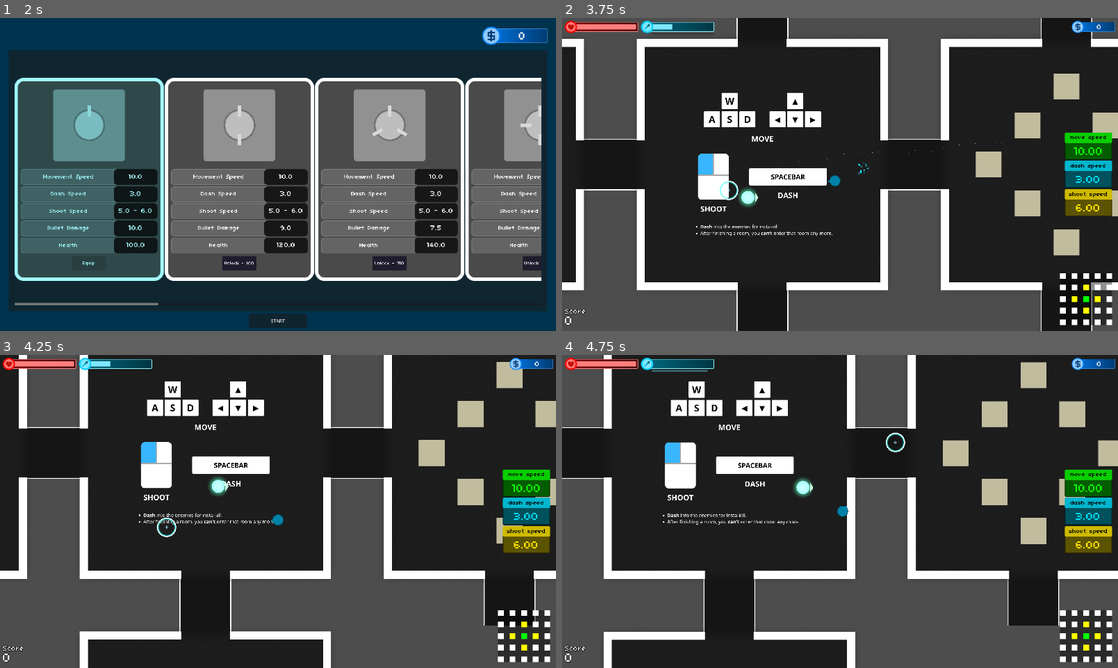
Above: before the commit, frames 1-4 (two rows, left to right).
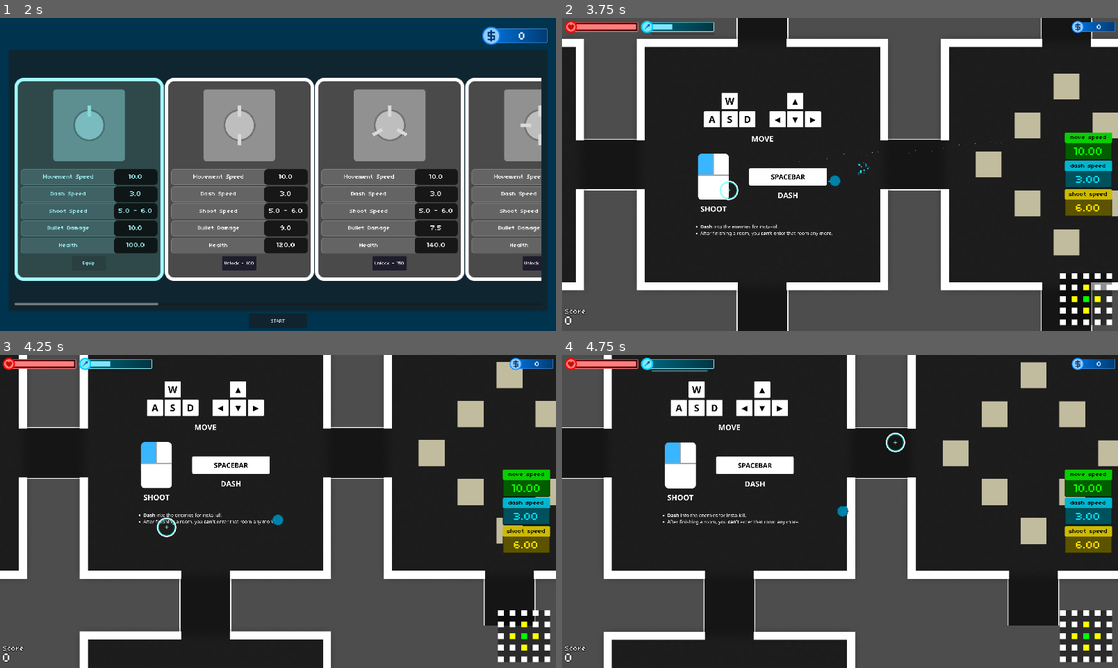
Above: after the commit, the same moments.

Repository: doanryderrhythm/thesis-1-vng-game
Game: Godot game, scene res://scenes/main_scenes/shop_scene.tscn
The game is run twice, just before and just after one commit, with the same random seed, the same clock (stepped at 60 frames per second) and the same inputs.
Inputs (mouse positions are in pixels of both pictures, inside the frame that each line leads up to):
- Up to frame 1 (2 s): click "Unlock - 0" at 0.5 s; click "Equip" at 1.25 s
- Up to frame 2 (3.75 s): click "START" at 2 s; tap Enter at 2.75 s; move the mouse to (962, 158) at 2.77 s; hold Right (right) 2.78-3.53 s; tap Space (dash) at 2.85, 3.6 s; click (962, 158) at 2.92 s; move the mouse to (728, 190) at 3.52 s; hold Down (down) from 3.53 s (still down)
- Up to frame 3 (4.25 s): keep holding Down (down)
- Up to frame 4 (4.75 s): move the mouse to (895, 442) at 4.27 s; release Down (down) at 4.28 s; hold Right (right) from 4.28 s (still down); tap Space (dash) at 4.35 s

Frame 1 is identical in both runs. In frame 2, 0.2% of the frame differs, in the area x 31-36%, y 54-61%; in frame 3, 0.2%; in frame 4, 0.2%, in the area x 41-46%, y 39-46%.

Commit message:
Added warning visuals and fixed bugs

Diff:
--- /dev/null
+++ b/untitled-thesis-1-game/effects/killed_glow.tscn
@@ -0,0 +1,74 @@
+[gd_scene format=3 uid="uid://eq0xlf50bfg2"]
+
+[ext_resource type="Texture2D" uid="uid://blmvcbloyiin4" path="res://sprites/effects/glow.png" id="1_eflyx"]
+
+[sub_resource type="GDScript" id="GDScript_eflyx"]
+resource_name = "killed_glow"
+script/source = "extends Node2D
+
+@onready var sprite: Sprite2D = $Sprite2D
+@onready var anim_player: AnimationPlayer = $AnimationPlayer
+
+var total_time: float = 0.0
+
+func _ready() -> void:
+	anim_player.play(\"default\")
+
+func _process(delta: float) -> void:
+	total_time += delta
+	if total_time >= 1.5 and is_instance_valid(self):
+		queue_free()
+
+func set_color(color: Color) -> void:
+	sprite.self_modulate = color
+"
+
+[sub_resource type="CanvasItemMaterial" id="CanvasItemMaterial_eflyx"]
+blend_mode = 1
+
+[sub_resource type="Animation" id="Animation_bcxaw"]
+length = 0.001
+tracks/0/type = "value"
+tracks/0/imported = false
+tracks/0/enabled = true
+tracks/0/path = NodePath("Sprite2D:modulate")
+tracks/0/interp = 1
+tracks/0/loop_wrap = true
+tracks/0/keys = {
+"times": PackedFloat32Array(0),
+"transitions": PackedFloat32Array(1),
+"update": 0,
+"values": [Color(1, 1, 1, 1)]
+}
+
+[sub_resource type="Animation" id="Animation_se55g"]
+resource_name = "default"
+tracks/0/type = "value"
+tracks/0/imported = false
+tracks/0/enabled = true
+tracks/0/path = NodePath("Sprite2D:modulate")
+tracks/0/interp = 1
+tracks/0/loop_wrap = true
+tracks/0/keys = {
+"times": PackedFloat32Array(0, 1),
+"transitions": PackedFloat32Array(1, 1),
+"update": 0,
+"values": [Color(1, 1, 1, 1), Color(1, 1, 1, 0)]
+}
+
+[sub_resource type="AnimationLibrary" id="AnimationLibrary_uf2li"]
+_data = {
+&"RESET": SubResource("Animation_bcxaw"),
+&"default": SubResource("Animation_se55g")
+}
+
+[node name="KilledGlow" type="Node2D" unique_id=258596853]
+script = SubResource("GDScript_eflyx")
+
+[node name="Sprite2D" type="Sprite2D" parent="." unique_id=95829970]
+material = SubResource("CanvasItemMaterial_eflyx")
+scale = Vector2(5, 5)
+texture = ExtResource("1_eflyx")
+
+[node name="AnimationPlayer" type="AnimationPlayer" parent="." unique_id=1185653381]
+libraries/ = SubResource("AnimationLibrary_uf2li")
--- a/untitled-thesis-1-game/resources/stages/stage_stats_0.tres
+++ b/untitled-thesis-1-game/resources/stages/stage_stats_0.tres
@@ -14,3 +14,6 @@
 bomb_pellet_warn_time = 1.0
 bomb_pellet_stay_time = 2.0
 bomb_pellet_shoot_attempts = 2
+is_bomb_move = true
+bomb_move_spawn_rate = 1.0
+bomb_move_warn_time = 1.0
--- a/untitled-thesis-1-game/resources/stages/stage_stats_8.tres
+++ b/untitled-thesis-1-game/resources/stages/stage_stats_8.tres
@@ -21,3 +21,6 @@
 bomb_four_spawn_rate = 1.5
 bomb_four_warn_time = 1.75
 bomb_four_stay_time = 1.25
+is_bomb_move = true
+bomb_move_spawn_rate = 1.5
+bomb_move_warn_time = 1.0
--- a/untitled-thesis-1-game/scenes/bombs/bomb_move.tscn
+++ b/untitled-thesis-1-game/scenes/bombs/bomb_move.tscn
@@ -7,6 +7,10 @@
 [ext_resource type="PackedScene" uid="uid://ccs1cb8eeq3sc" path="res://scenes/bullets/base_bullet.tscn" id="3_trtyo"]
 [ext_resource type="Resource" uid="uid://c5u7hqtyiwjip" path="res://resources/bullets/bullet_square_4-1.tres" id="4_g53q4"]
 [ext_resource type="Texture2D" uid="uid://cxjpn24ndkgd7" path="res://sprites/bombs/bomb_move_arrow.png" id="4_mrsqv"]
+[ext_resource type="PackedScene" uid="uid://eq0xlf50bfg2" path="res://effects/killed_glow.tscn" id="4_phefb"]
+
+[sub_resource type="Gradient" id="Gradient_g53q4"]
+colors = PackedColorArray(0.38039216, 1, 0.77254903, 0.38039216, 0.38039216, 1, 0.77254903, 0)
 
 [sub_resource type="CircleShape2D" id="CircleShape2D_mvuig"]
 radius = 63.07139
@@ -14,22 +18,31 @@
 [node name="BombMove" unique_id=1248930214 instance=ExtResource("1_xj2vi")]
 script = ExtResource("2_mvuig")
 bullet_scene = ExtResource("3_trtyo")
+glow_scene = ExtResource("4_phefb")
 bullet_stats = ExtResource("4_g53q4")
 
-[node name="WarningSprite" parent="." index="0" unique_id=481958605]
+[node name="RayCast" type="RayCast2D" parent="." index="0" unique_id=1240676217]
+target_position = Vector2(4000, 0)
+
+[node name="WarningLine" type="Line2D" parent="." index="1" unique_id=1634376715]
+width = 100.0
+gradient = SubResource("Gradient_g53q4")
+begin_cap_mode = 2
+
+[node name="WarningSprite" parent="." index="2" unique_id=481958605]
 texture = ExtResource("2_svcno")
 
-[node name="HarmfulSprite" parent="." index="1" unique_id=1518204916]
+[node name="HarmfulSprite" parent="." index="3" unique_id=1518204916]
 texture = ExtResource("3_mvuig")
 
-[node name="BombGlow" parent="." index="2" unique_id=1459613062]
+[node name="BombGlow" parent="." index="4" unique_id=1459613062]
 self_modulate = Color(0.25666898, 1, 0.68926334, 1)
 
-[node name="Arrow" type="Sprite2D" parent="." index="3" unique_id=394930203]
+[node name="Arrow" type="Sprite2D" parent="." index="5" unique_id=394930203]
 scale = Vector2(0.5, 0.5)
 texture = ExtResource("4_mrsqv")
 
-[node name="Markers" type="Node2D" parent="." index="4" unique_id=1773967953]
+[node name="Markers" type="Node2D" parent="." index="6" unique_id=1773967953]
 
 [node name="Marker2D" type="Marker2D" parent="Markers" index="0" unique_id=1431570385]
 position = Vector2(-30, -57)
@@ -46,7 +59,7 @@
 [node name="Marker2D5" type="Marker2D" parent="Markers" index="4" unique_id=1694218560]
 position = Vector2(-30, 57)
 
-[node name="CollideArea2D" type="Area2D" parent="." index="6" unique_id=1646699877]
+[node name="CollideArea2D" type="Area2D" parent="." index="8" unique_id=1646699877]
 collision_layer = 0
 
 [node name="CollisionShape2D" type="CollisionShape2D" parent="CollideArea2D" index="0" unique_id=8571907]
--- a/untitled-thesis-1-game/scenes/main_scenes/play_scene.tscn
+++ b/untitled-thesis-1-game/scenes/main_scenes/play_scene.tscn
@@ -4,7 +4,6 @@
 [ext_resource type="PackedScene" uid="uid://di78feag8gs8a" path="res://scenes/ui/debug_ui.tscn" id="1_vrx0d"]
 [ext_resource type="PackedScene" uid="uid://dls40hpj5hhkq" path="res://scenes/cursors/aim_cursor.tscn" id="2_qvacy"]
 [ext_resource type="Texture2D" uid="uid://dkacfy5sk2ffo" path="res://sprites/tutorial/tutorial.png" id="4_5b3o3"]
-[ext_resource type="PackedScene" uid="uid://homwtkqusyd1" path="res://scenes/bombs/bomb_move.tscn" id="5_y0n7b"]
 
 [sub_resource type="GDScript" id="GDScript_vrx0d"]
 resource_name = "play_scene"
@@ -131,6 +130,3 @@
 
 [node name="AnimationPlayer" type="AnimationPlayer" parent="." unique_id=759961423]
 libraries/ = SubResource("AnimationLibrary_y0n7b")
-
-[node name="BombMove" parent="." unique_id=1248930214 instance=ExtResource("5_y0n7b")]
-position = Vector2(-157, 324)
--- a/untitled-thesis-1-game/scenes/rooms/base_room.tscn
+++ b/untitled-thesis-1-game/scenes/rooms/base_room.tscn
@@ -397,6 +397,8 @@
 [node name="BombPelletTimer" type="Timer" parent="." unique_id=25640836]
 wait_time = 2.0
 
+[node name="BombMoveTimer" type="Timer" parent="." unique_id=179471555]
+
 [node name="DoorCloseAudio" type="AudioStreamPlayer" parent="." unique_id=1696601352]
 stream = ExtResource("4_ativ4")
 pitch_scale = 0.5
@@ -410,3 +412,4 @@
 [connection signal="timeout" from="BombTimer" to="." method="_on_bomb_timer_timeout"]
 [connection signal="timeout" from="BombFourTimer" to="." method="_on_bomb_four_timer_timeout"]
 [connection signal="timeout" from="BombPelletTimer" to="." method="_on_bomb_pellet_timer_timeout"]
+[connection signal="timeout" from="BombMoveTimer" to="." method="_on_bomb_move_timer_timeout"]
--- a/untitled-thesis-1-game/scripts/autoload/game_manager.gd
+++ b/untitled-thesis-1-game/scripts/autoload/game_manager.gd
@@ -23,6 +23,7 @@
 var is_bomb: bool
 var is_bomb_four: bool
 var is_bomb_pellet: bool
+var is_bomb_move: bool
 
 var enemy_particles: PackedScene = preload("res://effects/base_enemy_spawn.tscn")
 var enemy_scenes: Array[PackedScene] = []
@@ -128,6 +129,7 @@
 	is_bomb = stage_stats[current_level].is_bomb
 	is_bomb_four = stage_stats[current_level].is_bomb_four
 	is_bomb_pellet = stage_stats[current_level].is_bomb_pellet
+	is_bomb_move = stage_stats[current_level].is_bomb_move
 	is_going = true
 	start_level.emit()
 	phase_change.emit(true)
@@ -282,6 +284,9 @@
 		room.bomb_pellet_warn_time = stage_stats[current_level].bomb_pellet_warn_time
 		room.bomb_pellet_harm_time = stage_stats[current_level].bomb_pellet_stay_time
 		room.bomb_pellet_shoot_attempts = stage_stats[current_level].bomb_pellet_shoot_attempts
+	if is_bomb_move:
+		room.bomb_move_timer.wait_time = stage_stats[current_level].bomb_move_spawn_rate
+		room.bomb_move_warn_time = stage_stats[current_level].bomb_move_warn_time
 
 func is_all_surroundings_locked(_id_x: int, _id_y: int) -> bool:
 	if find_used_room(_id_x - 1, _id_y) and \
--- a/untitled-thesis-1-game/scripts/autoload/value_storer.gd
+++ b/untitled-thesis-1-game/scripts/autoload/value_storer.gd
@@ -26,7 +26,7 @@
 var player_default_rate: float = 1.0
 var player_dash_rate: float = 3.0
 var enemy_radius: float = 55.0
-var bomb_radius: float = 63.0
+var bomb_radius: float = 75.0
 var player_bullet_speed_mult: float = 6.0
 var max_dash_count: int = 3
 var dash_wait_time: float = 3.5
--- a/untitled-thesis-1-game/scripts/bombs/bomb_move.gd
+++ b/untitled-thesis-1-game/scripts/bombs/bomb_move.gd
@@ -7,7 +7,13 @@
 @onready var shoot_markers: Node2D = $Markers
 
 @export var bullet_scene: PackedScene
+@export var glow_scene: PackedScene
 @export var bullet_stats: BulletStats
+
+@onready var raycast: RayCast2D = $RayCast
+@onready var warning_line: Line2D = $WarningLine
+
+var is_exploded: bool = false
 
 func _ready() -> void:
 	warning_sprite.visible = true
@@ -23,6 +29,18 @@
 func _physics_process(_delta: float) -> void:
 	if is_ready:
 		apply_central_force(Vector2(force_value * cos(rotation), force_value * sin(rotation)))
+		var collision = move_and_collide(linear_velocity * _delta)
+		if collision != null:
+			show_glow()
+			shoot_bullets()
+			execute_collision()
+
+	if raycast.is_colliding():
+		var collide_pos = raycast.get_collision_point()
+		warning_line.clear_points()
+		warning_line.add_point(Vector2.ZERO)
+		warning_line.add_point(to_local(collide_pos))
+		anim_player.play("default")
 
 func execute_collision() -> void:
 	if is_instance_valid(self):
@@ -48,10 +66,12 @@
 		parent.call_deferred("add_child", bullet)
 		bullet.modulate = Color("c4ffe6ff")
 
-func _on_collide_area_2d_body_entered(_body: Node2D) -> void:
-	shoot_bullets()
-	execute_collision()
-	pass # Replace with function body.
+func show_glow() -> void:
+	var glow = glow_scene.instantiate()
+	var parent = get_tree().current_scene.find_child(ValueStorer.enemy_particles_node)
+	parent.add_child(glow)
+	glow.global_position = global_position
+	glow.set_color(bomb_glow.self_modulate)
 
 func _on_warning_timer_timeout() -> void:
 	is_ready = true
--- a/untitled-thesis-1-game/scripts/resources/resource_stage.gd
+++ b/untitled-thesis-1-game/scripts/resources/resource_stage.gd
@@ -36,3 +36,8 @@
 @export var bomb_pellet_warn_time: float
 @export var bomb_pellet_stay_time: float
 @export var bomb_pellet_shoot_attempts: int
+
+@export_group("Bomb-Move")
+@export var is_bomb_move: bool
+@export var bomb_move_spawn_rate: float
+@export var bomb_move_warn_time: float
--- a/untitled-thesis-1-game/scripts/room/base_room.gd
+++ b/untitled-thesis-1-game/scripts/room/base_room.gd
@@ -21,6 +21,8 @@
 var bomb_pellet_warn_time: float
 var bomb_pellet_harm_time: float
 var bomb_pellet_shoot_attempts: int
+
+var bomb_move_warn_time: float
 
 @onready var first_point: Marker2D = $WayPoints/FirstPoint
 @onready var last_point: Marker2D = $WayPoints/LastPoint
@@ -45,6 +47,8 @@
 @onready var bomb_four_timer: Timer = $BombFourTimer
 @onready var bomb_pellet_scene: PackedScene = preload("res://scenes/bombs/bomb_pellets.tscn")
 @onready var bomb_pellet_timer: Timer = $BombPelletTimer
+@onready var bomb_move_scene: PackedScene = preload("res://scenes/bombs/bomb_move.tscn")
+@onready var bomb_move_timer: Timer = $BombMoveTimer
 @onready var bomb_way_points: Node2D = $BombWayPoints
 
 @onready var all_spikes: Node2D = $Spikes
@@ -76,6 +80,7 @@
 		if GameManager.is_bomb: bomb_timer.start()
 		if GameManager.is_bomb_four: bomb_four_timer.start()
 		if GameManager.is_bomb_pellet: bomb_pellet_timer.start()
+		if GameManager.is_bomb_move: bomb_move_timer.start()
 		doors.process_mode = Node.PROCESS_MODE_INHERIT
 		RenderingServer.set_default_clear_color(Color(0.1, 0.1, 0.1, 1.0))
 	else:
@@ -84,6 +89,7 @@
 		bomb_timer.stop()
 		bomb_four_timer.stop()
 		bomb_pellet_timer.stop()
+		bomb_move_timer.stop()
 
 		for obj in all_bombs.get_children():
 			if is_instance_valid(obj): obj.queue_free()
@@ -188,6 +194,10 @@
 
 func _on_bomb_pellet_timer_timeout() -> void:
 	respawn_bomb(bomb_pellet_scene)
+	pass # Replace with function body.
+
+func _on_bomb_move_timer_timeout() -> void:
+	respawn_bomb(bomb_move_scene)
 	pass # Replace with function body.
 
 func respawn_bomb(scene: PackedScene) -> void:
@@ -219,6 +229,8 @@
 		new_bomb.warning_timer.wait_time = bomb_pellet_warn_time
 		new_bomb.harmful_timer.wait_time = bomb_pellet_harm_time
 		new_bomb.shoot_timer.wait_time = bomb_pellet_harm_time / float(bomb_pellet_shoot_attempts)
+	elif new_bomb is BombMove:
+		new_bomb.warning_timer.wait_time = bomb_move_warn_time
 	else:
 		new_bomb.warning_timer.wait_time = bomb_warn_time
 		new_bomb.harmful_timer.wait_time = bomb_harm_time
